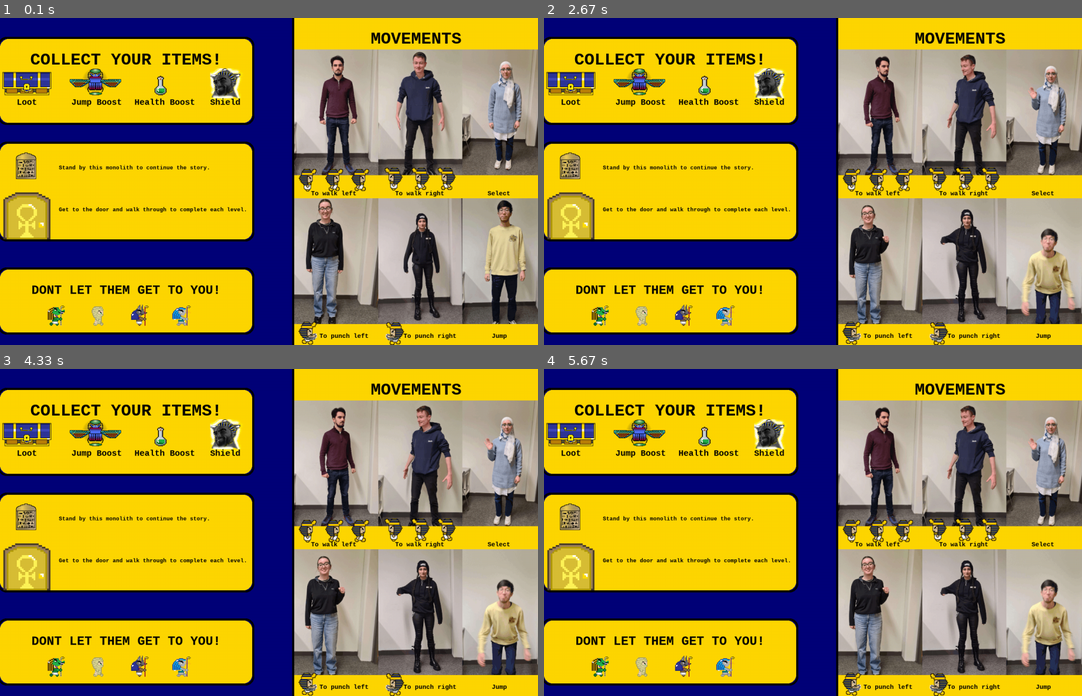
Above: before the commit, frames 1-4 (two rows, left to right).
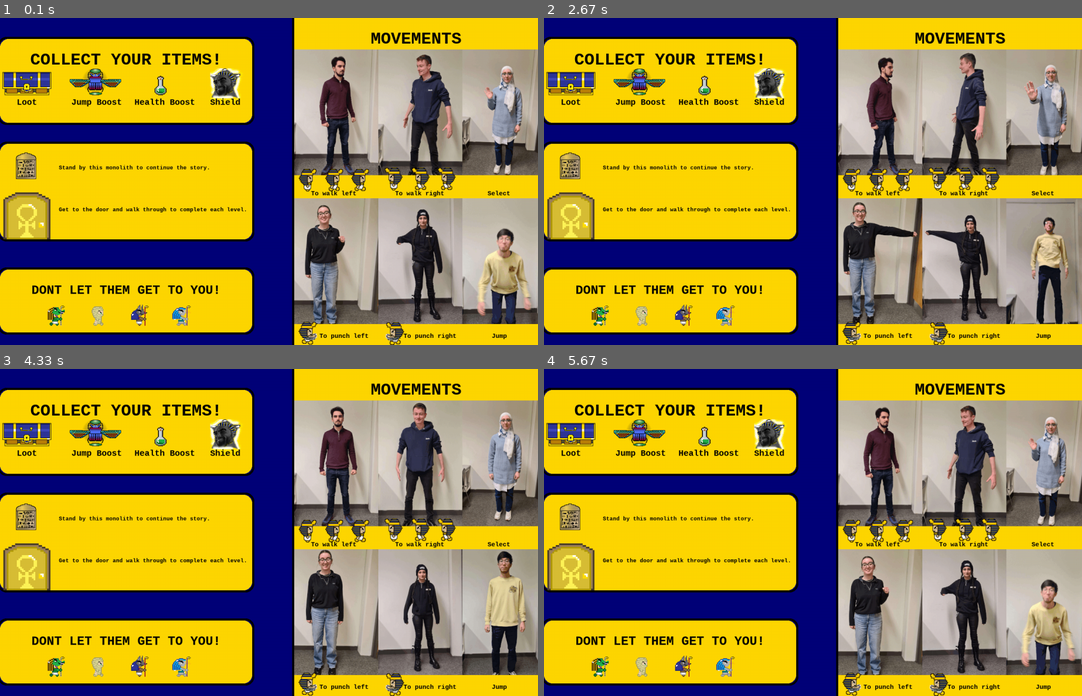
Above: after the commit, the same moments.

Repository: ciarancotter/semester2project
Game: pygame game, started from help.py
Two runs of this game, one before a commit and one after it. Both use one fixed random seed, a clock stepped at 60 frames per second and the inputs below.
Inputs:
- Up to frame 1 (0.1 s): no input
- Up to frame 2 (2.67 s): no input
- Up to frame 3 (4.33 s): no input
- Up to frame 4 (5.67 s): no input

The runs differ from the first frame. In frame 1, 9.4% of the frame differs, in the area x 54-100%, y 9-94%; in frame 2, 13%; in frame 3, 9.4%; in frame 4, nothing differs.

Commit message:
slowed down sprites movements

Diff:
--- a/help.py
+++ b/help.py
@@ -61,8 +61,7 @@
 # Set the initial sprite index for each spritesheet to 0
 sprite_indices = [0] * len(spritesheets)
 
-# clock for frame rate
-clock = pygame.time.Clock()
+frame_count = 0
 
 running = True
 while running:
@@ -180,7 +179,7 @@
     ]
 
     # iterate through the spritesheets list and keep track of the index of each one
-    for i, (spritesheet, width, height) in enumerate(spritesheets):
+    for i, (spritesheet, width, height) in enumerate(spritesheets): #keep track of index sprite within spritesheets
         sprite_index = sprite_indices[i]
         sprite_rect = sprite_rects[i][sprite_index]
         sprite = spritesheet.subsurface(sprite_rect)
@@ -188,7 +187,10 @@
         sprite_x = row_x + (i % 3) * 200
         sprite_y = row_y
         screen.blit(sprite, (sprite_x, sprite_y))
-        sprite_indices[i] = (sprite_index + 1) % len(sprite_rects[i])
+        if frame_count % 17 == 0:
+            sprite_indices[i] = (sprite_index + 1) % len(sprite_rects[i])
+
+    frame_count +=1
 
     font = pygame.font.SysFont("monospace", 15, bold=True)
 
@@ -217,7 +219,4 @@
     # Update the display
     pygame.display.flip()
 
-    # Control the frame rate
-    clock.tick(6)
-
 pygame.quit()
